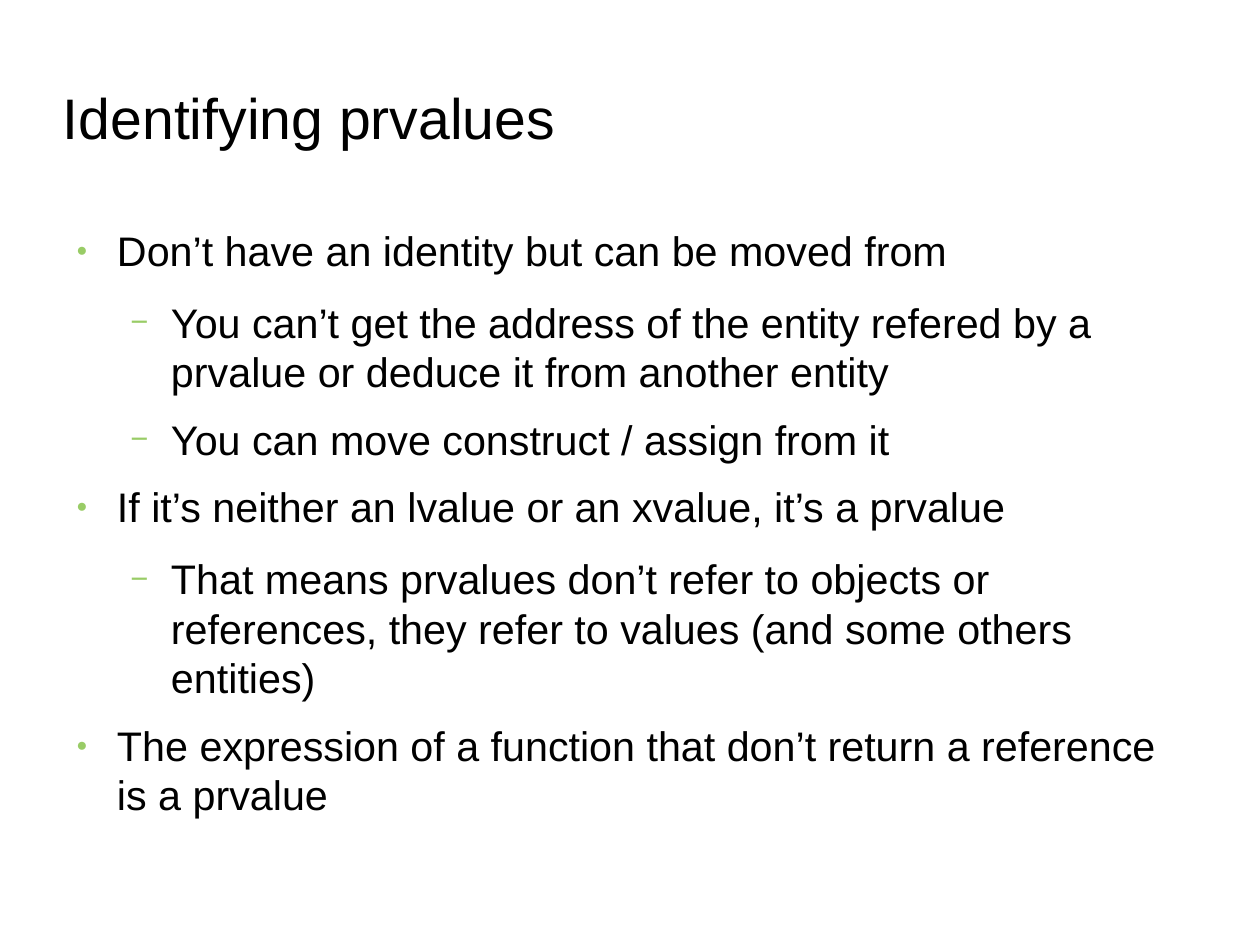
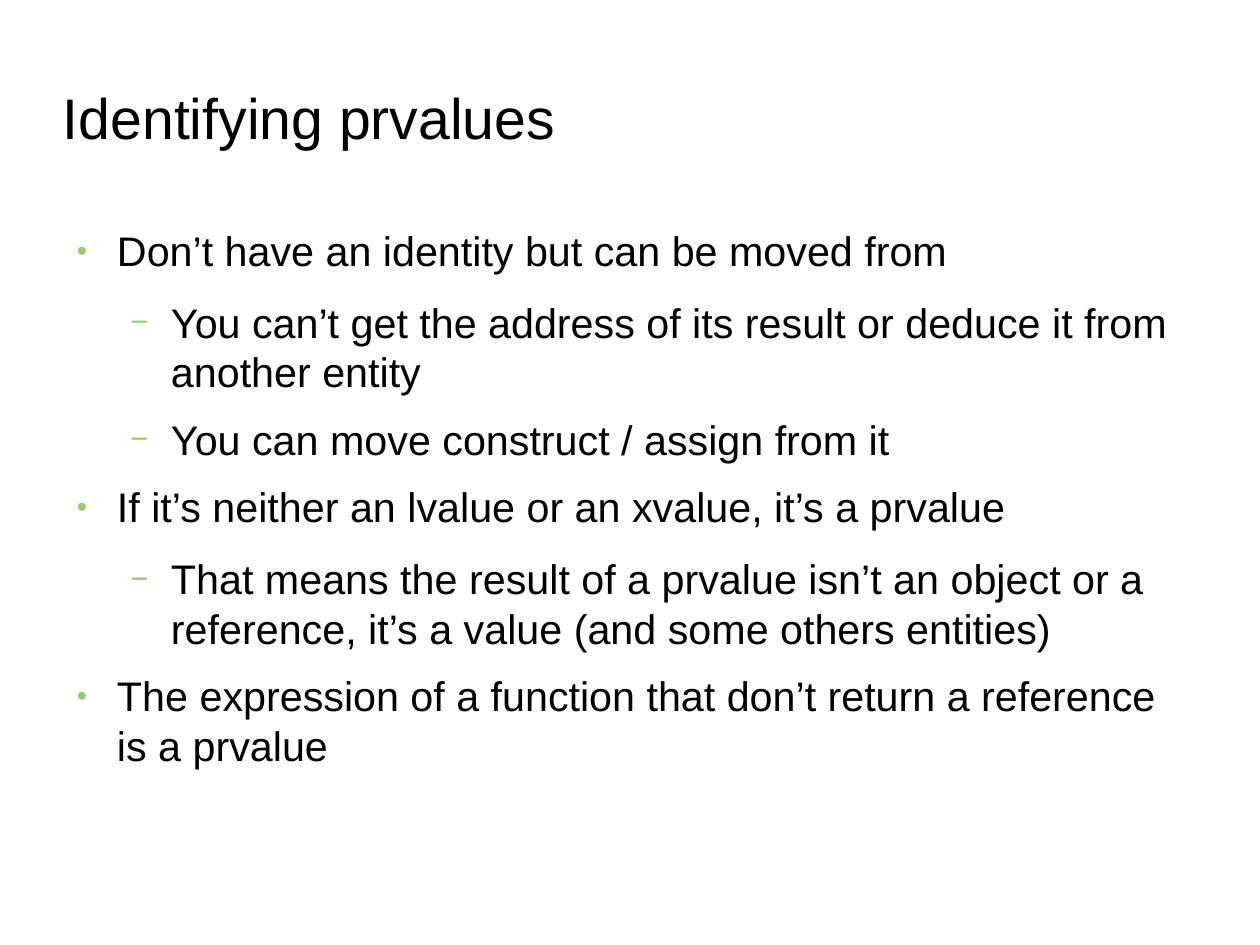
Before and after one commit to FranckRJ/CPP-trainings, a slide deck: slide 13 of traning-move.pt1.odp. Drawn at 1260x945 pixels with LibreOffice and Linux fonts; fonts in the diff are those of the drawing; background and template pictures are left out. Boxes give left, top, right and bottom in pixels: in the first picture for what was removed or moved away, otherwise in the second. Text is boxed around its words. In the diff, an @@ line names an element or a change of style, - is before the commit and + after.

```diff
--- a/traning-move.pt1.odp
+++ b/traning-move.pt1.odp
@@ text at box(171, 308, 1166, 395): text changed @@
-  − You can’t get the address of the entity refered by a prvalue or deduce it from another entity
+  − You can’t get the address of its result or deduce it from another entity
@@ text at box(171, 564, 1143, 652): text changed @@
-  − That means prvalues don’t refer to objects or references, they refer to values (and some others entities)
+  − That means the result of a prvalue isn’t an object or a reference, it’s a value (and some others entities)
```
Also in this commit, not shown: 4 other slides changed, 1 other file.
